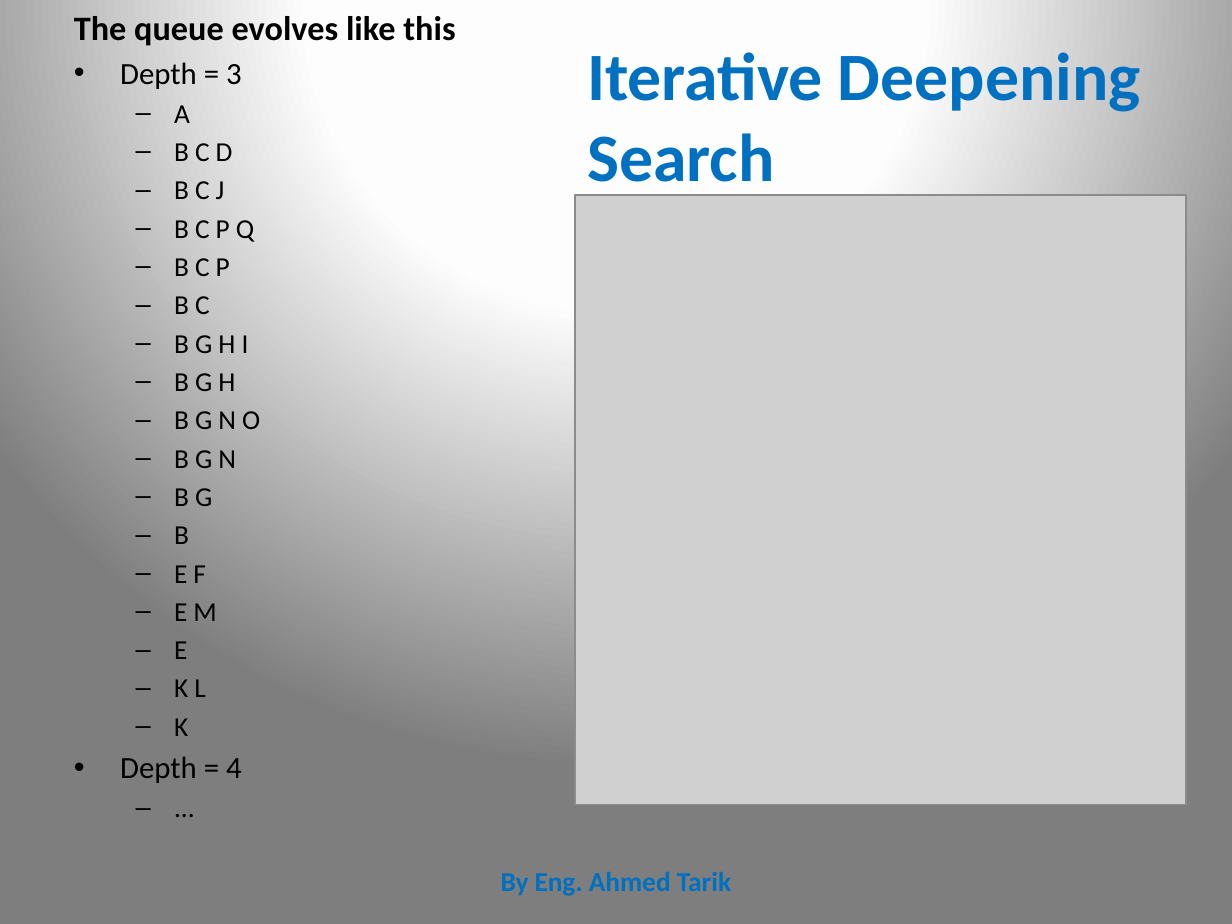
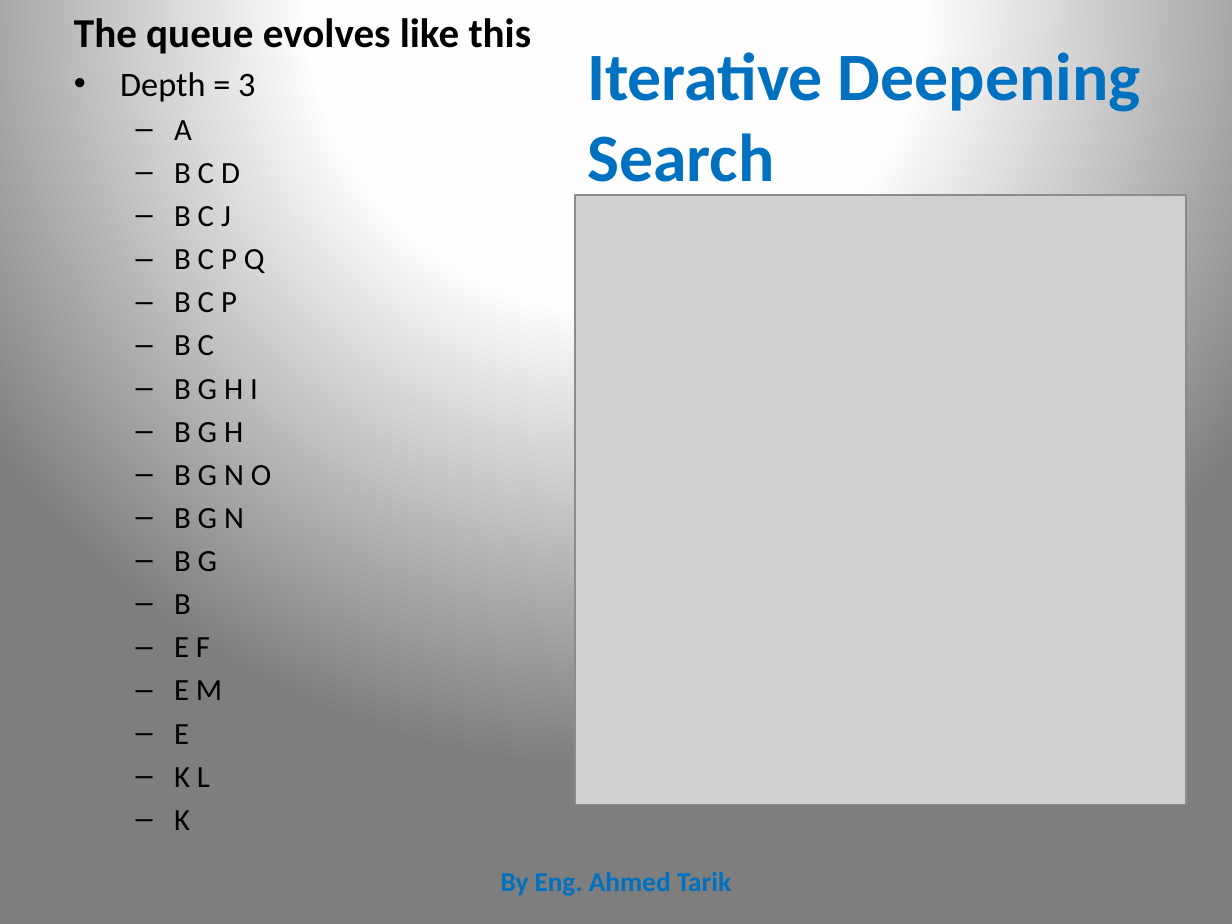
Before and after one commit to CharaD7/AI-class-1, a slide deck: slide 20 of Search I.pptx. Drawn at 1232x924 pixels with LibreOffice and Linux fonts; fonts in the diff are those of the drawing; grey boxes stand for pictures. Boxes give left, top, right and bottom in pixels: in the first picture for what was removed or moved away, otherwise in the second. Text is boxed around its words. In the diff, an @@ line names an element or a change of style, - is before the commit and + after.

```diff
--- a/Search I.pptx
+++ b/Search I.pptx
@@ text "The queue evolves like this" at bbox=[74, 18, 532, 830]: size 20 to 24 pt in "The queue evolves like this"; size 18 to 20 pt in "Depth = 3"; size 16 to 18 pt in "A", "B C D", "B C J", "B C P Q" and 13 more places @@
@@ text at bbox=[120, 756, 242, 783]: paragraphs removed @@
-• Depth = 4
-  – ...
```
Also in this commit, not shown: 3 other slides changed, 1 other file.
